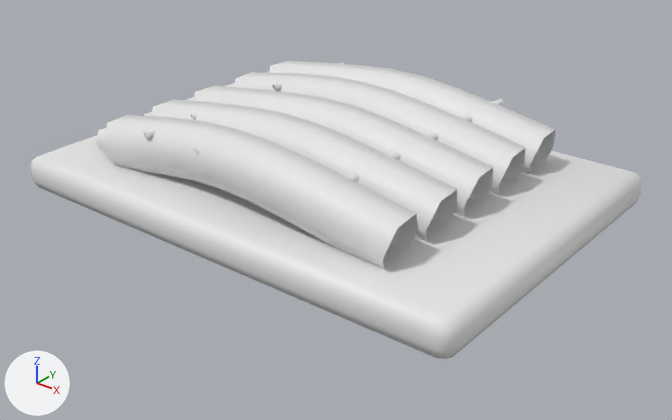
A saved change to the glTF model public/demo-models/costela-defumada.glb.
Camera for both pictures: a 50 mm lens placed at (0.271, -0.334, 0.2), pointed at (0.01, -0.008, -0.002). Every picture has the same lights, and +X, +Y and +Z are marked at lower left. The first picture is the older version. Materials are left out; every surface is plain grey. Where no turn or scale is listed for an object, it has been applied to the vertices.

Names of what the first picture shows: 'Costela', 'Marca_defumada', 'Osso_exposto', 'Tabua'.
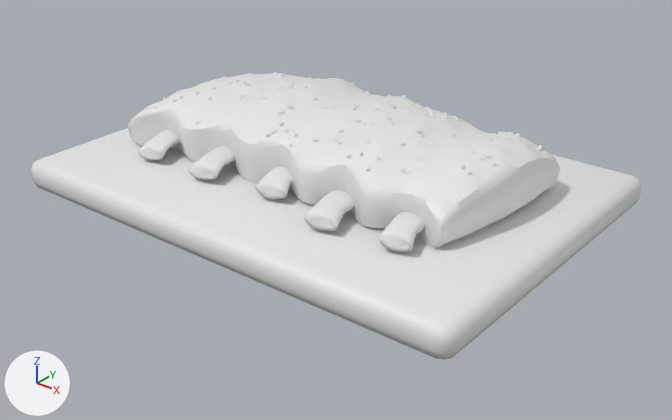
ob_costela_defumada is not drawn itself; it is the parent of ob_realistic_costela_defumada.

The change, as JSON lines over the scene's bpy script:
```json
{"op": "add", "block": "me_mesh_5", "code": ["me_mesh_5 = bpy.data.meshes.new('Mesh_5')", "me_mesh_5.from_pydata(...)  # 485 vertices, 880 faces; spans x -0.086..0.086, y -0.06..-0.025, z 0.018..0.027"]}
{"op": "add", "block": "me_mesh_4", "code": ["me_mesh_4 = bpy.data.meshes.new('Mesh_4')", "me_mesh_4.from_pydata(...)  # 85 vertices, 80 faces; spans x -0.078..0.083, y -0.06..-0.047, z 0.019..0.023"]}
{"op": "add", "block": "me_mesh_3_1", "code": ["me_mesh_3_1 = bpy.data.meshes.new('Mesh_3')", "me_mesh_3_1.from_pydata(...)  # 2260 vertices, 3424 faces; spans x -0.101..0.102, y -0.045..0.058, z 0.016..0.049"]}
{"op": "add", "block": "me_mesh_2_1", "code": ["me_mesh_2_1 = bpy.data.meshes.new('Mesh_2')", "me_mesh_2_1.from_pydata(...)  # 1733 vertices, 1990 faces; spans x -0.101..0.102, y -0.044..0.057, z 0.016..0.049"]}
{"op": "add", "block": "me_mesh_1_1", "code": ["me_mesh_1_1 = bpy.data.meshes.new('Mesh_1')", "me_mesh_1_1.from_pydata(...)  # 128 vertices, 124 faces; spans x -0.101..0.102, y -0.044..0.051, z 0.025..0.035"]}
{"op": "add", "block": "me_mesh_0_1", "code": ["me_mesh_0_1 = bpy.data.meshes.new('Mesh_0')", "me_mesh_0_1.from_pydata(...)  # 2229 vertices, 3328 faces; spans x -0.101..0.102, y -0.043..0.058, z 0.016..0.049"]}
{"op": "set", "path": "ob_costela_defumada.scale", "old": "(1.0, 1.0, 0.999)", "new": "(1.0, 1.0, 0.876)"}
{"op": "remove", "block": "ob_costela", "code": ["ob_costela = bpy.data.objects.new('Costela', me_mesh_0)", "ob_costela.location = (0.0, 0.0, 0.0)"]}
{"op": "remove", "block": "ob_marca_defumada", "code": ["ob_marca_defumada = bpy.data.objects.new('Marca_defumada', me_mesh_1)", "ob_marca_defumada.location = (0.0, 0.0, 0.0)"]}
{"op": "remove", "block": "ob_osso_exposto", "code": ["ob_osso_exposto = bpy.data.objects.new('Osso_exposto', me_mesh_2)", "ob_osso_exposto.location = (0.0, 0.0, 0.0)"]}
{"op": "add", "block": "ob_sm_costela_real_osso", "code": ["ob_sm_costela_real_osso = bpy.data.objects.new('SM_Costela_REAL-osso', me_mesh_5)", "ob_sm_costela_real_osso.location = (0.0, 0.0, 0.0)"]}
{"op": "add", "block": "ob_sm_costela_real_miolo_osso_assado", "code": ["ob_sm_costela_real_miolo_osso_assado = bpy.data.objects.new('SM_Costela_REAL-miolo-osso-assado', me_mesh_4)", "ob_sm_costela_real_miolo_osso_assado.location = (0.0, 0.0, 0.0)"]}
{"op": "add", "block": "ob_sm_costela_real_costela_glaceada", "code": ["ob_sm_costela_real_costela_glaceada = bpy.data.objects.new('SM_Costela_REAL-costela-glaceada', me_mesh_3_1)", "ob_sm_costela_real_costela_glaceada.location = (0.0, 0.0, 0.0)"]}
{"op": "add", "block": "ob_sm_costela_real_carne_selada", "code": ["ob_sm_costela_real_carne_selada = bpy.data.objects.new('SM_Costela_REAL-carne-selada', me_mesh_2_1)", "ob_sm_costela_real_carne_selada.location = (0.0, 0.0, 0.0)"]}
{"op": "add", "block": "ob_sm_costela_real_carne_ao_ponto", "code": ["ob_sm_costela_real_carne_ao_ponto = bpy.data.objects.new('SM_Costela_REAL-carne-ao-ponto', me_mesh_1_1)", "ob_sm_costela_real_carne_ao_ponto.location = (0.0, 0.0, 0.0)"]}
{"op": "add", "block": "ob_sm_costela_real_carbonizado", "code": ["ob_sm_costela_real_carbonizado = bpy.data.objects.new('SM_Costela_REAL-carbonizado', me_mesh_0_1)", "ob_sm_costela_real_carbonizado.location = (0.0, 0.0, 0.0)"]}
```

Changed parts and their boxes (x1, y1, x2, y2) in the pictures (672 x 420 px):
```json
{"object": "Tabua", "change": "rescaled", "before": [31, 135, 641, 359], "after": [31, 128, 641, 360]}
{"object": "Costela", "change": "deleted", "before": [102, 61, 555, 269]}
{"object": "SM_Costela_REAL-costela-glaceada", "change": "added", "after": [133, 73, 557, 248]}
{"object": "SM_Costela_REAL-carne-selada", "change": "added", "after": [128, 73, 560, 247]}
{"object": "SM_Costela_REAL-carbonizado", "change": "added", "after": [128, 72, 546, 245]}
{"object": "SM_Costela_REAL-osso", "change": "added", "after": [138, 130, 425, 252]}
{"object": "Marca_defumada", "change": "deleted", "before": [144, 62, 503, 190]}
{"object": "SM_Costela_REAL-miolo-osso-assado", "change": "added", "after": [143, 150, 407, 247]}
{"object": "SM_Costela_REAL-carne-ao-ponto", "change": "added", "after": [128, 126, 560, 233]}
{"object": "Osso_exposto", "change": "deleted", "before": [96, 71, 269, 150], "on screen": "mostly hidden"}
```
